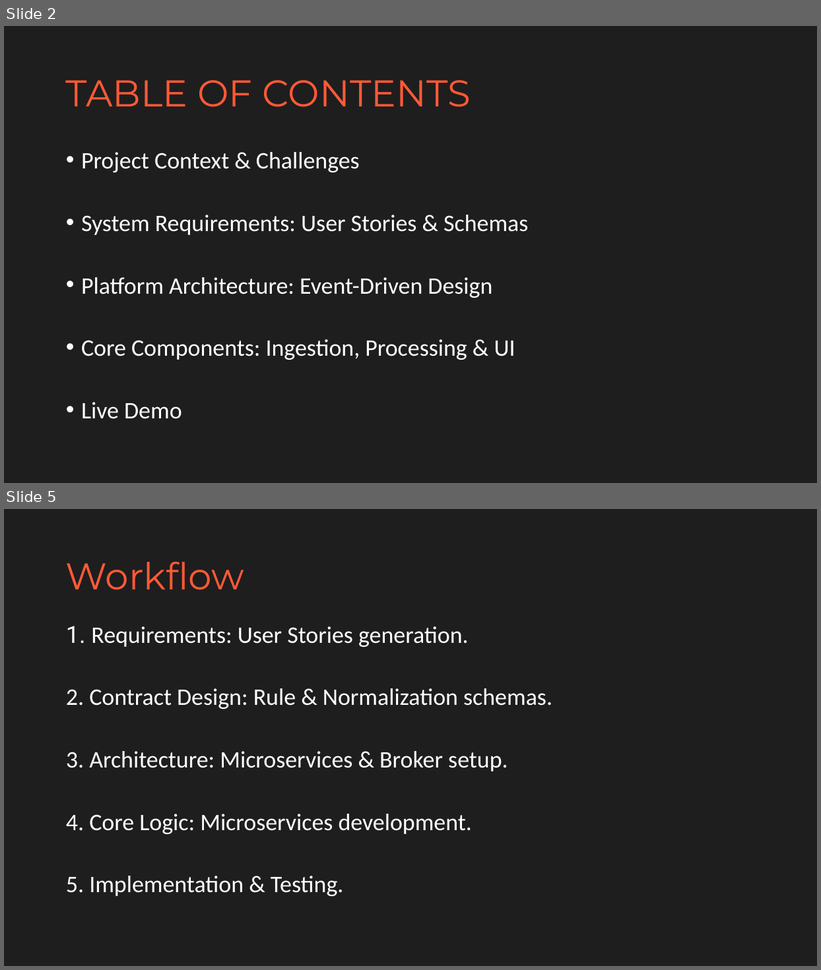
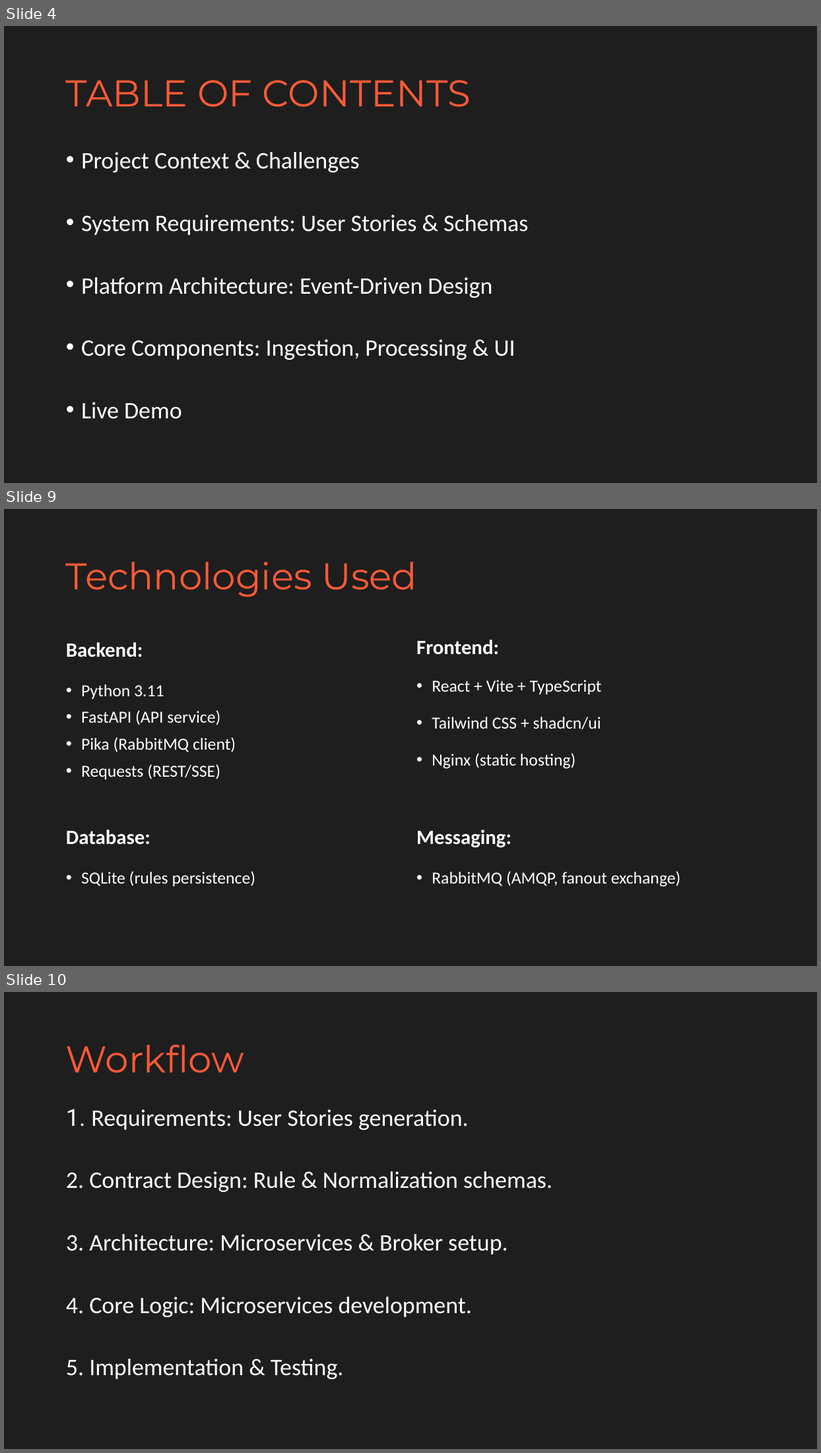
Before and after one commit to abdulkader2230150-creator/2230150_promptEngineers, a slide deck: booklets/presentation_MARS.pptx. Shown one above the other, each under a label of ours: slides 2 and 5 before the commit, slides 4, 9 and 10 after it; the slides between them are not shown. The pictures are 821x970 and 821x1453 pixels, drawn with LibreOffice and Linux fonts; fonts in the diff are those of the drawing. Boxes give left, top, right and bottom in pixels: in the first picture for what was removed or moved away, otherwise in the second. Text is boxed around its words. In the diff, an @@ line names an element or a change of style, - is before the commit and + after.

```diff
--- a/booklets/presentation_MARS.pptx
+++ b/booklets/presentation_MARS.pptx
@@ slide 9 added at bbox=[4, 509, 817, 966], background #1E1E1E @@
@@ title added at bbox=[66, 562, 418, 597], 44 pt, text #FF5A36 @@
+Technologies Used
@@ text added at bbox=[66, 642, 236, 780], 20 pt, text #FFFFFF @@
+Backend:
+• Python 3.11
+• FastAPI (API service)
+• Pika (RabbitMQ client)
+• Requests (REST/SSE)
@@ text added at bbox=[416, 640, 602, 769], 20 pt, text #FFFFFF @@
+Frontend:
+• React + Vite + TypeScript
+• Tailwind CSS + shadcn/ui
+• Nginx (static hosting)
@@ text added at bbox=[66, 830, 256, 887], 20 pt, text #FFFFFF @@
+Database:
+• SQLite (rules persistence)
@@ text added at bbox=[416, 830, 681, 887], 20 pt, text #FFFFFF @@
+Messaging:
+• RabbitMQ (AMQP, fanout exchange)
@@ what was slide 2 is now slide 4 @@
@@ what was slide 5 is now slide 10 @@
```
Also in this commit, not shown: 3 slides changed, 6 other slides added, 2 slides removed.
